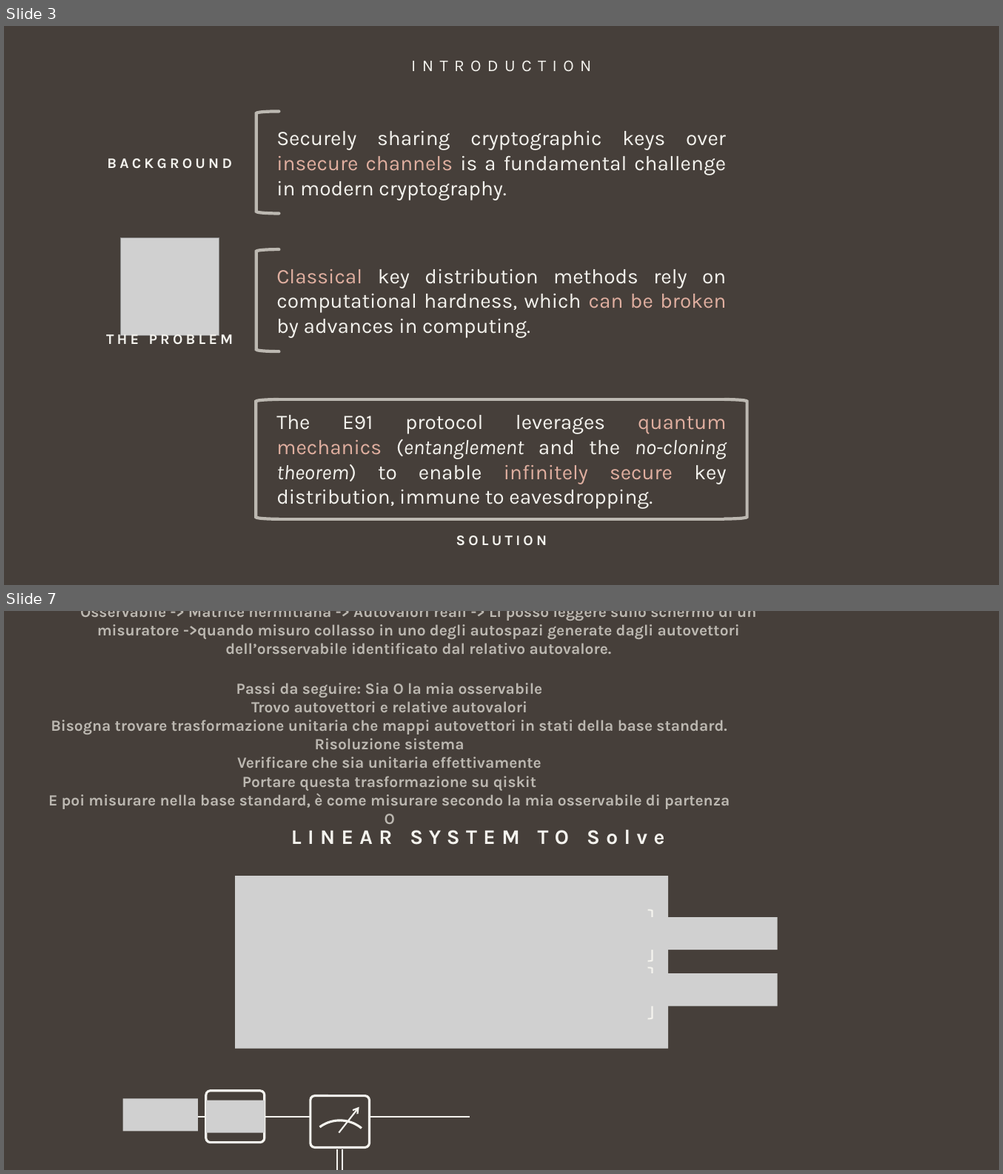
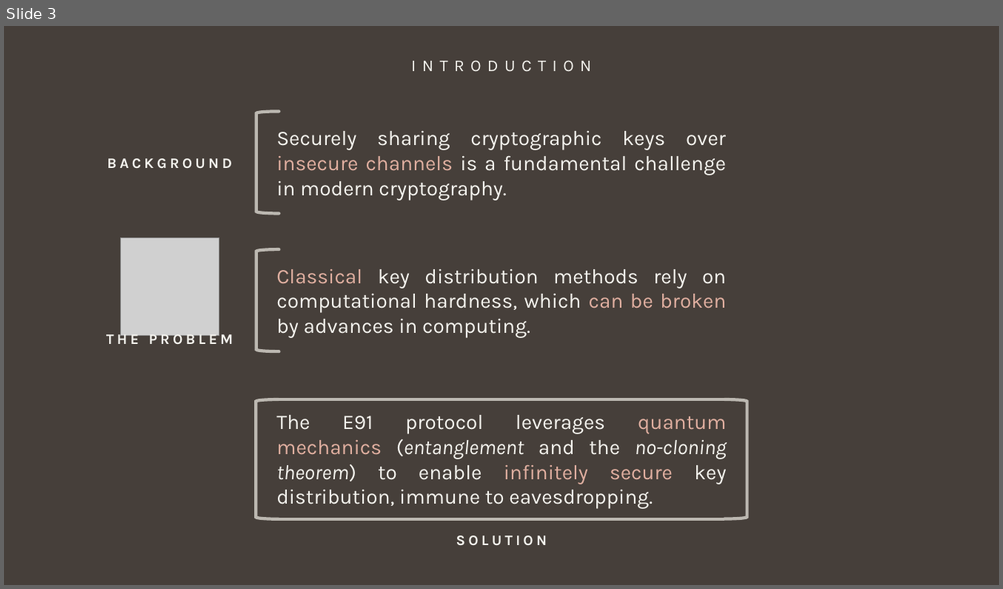
Before and after one commit to giovanniligato/E91-Protocol, a slide deck: Slides/E91 Protocol.pptx. Shown one above the other, each under a label of ours: slides 3 and 7 before the commit, slide 3 after it; the slides between them are not shown. The pictures are 1003x1174 and 1003x589 pixels, drawn with LibreOffice and Linux fonts; fonts in the diff are those of the drawing; grey boxes stand for pictures. Boxes give left, top, right and bottom in pixels: in the first picture for what was removed or moved away, otherwise in the second. Text is boxed around its words. In the diff, an @@ line names an element or a change of style, - is before the commit and + after.

```diff
--- a/Slides/E91 Protocol.pptx
+++ b/Slides/E91 Protocol.pptx
@@ slide 7 removed at (x1=4, y1=611, x2=999, y2=1170), background #463F3A @@
@@ text removed at (x1=80, y1=611, x2=756, y2=654) @@
-Osservabile -> Matrice hermitiana -> Autovalori reali -> Li posso leggere sullo schermo di un misuratore ->quando misuro collasso in uno degli autospazi generate dagli autovettori dell’orsservabile identificato dal relativo autovalore.
@@ text removed at (x1=48, y1=683, x2=729, y2=824) @@
-Passi da seguire: Sia O la mia osservabile
-Trovo autovettori e relative autovalori
-Bisogna trovare trasformazione unitaria che mappi autovettori in stati della base standard.
-Risoluzione sistema
-Verificare che sia unitaria effettivamente
-Portare questa trasformazione su qiskit
-E poi misurare nella base standard, è come misurare secondo la mia osservabile di partenza O
@@ text removed at (x1=291, y1=830, x2=664, y2=845) @@
-LINEAR SYSTEM TO Solve
@@ picture removed at (x1=236, y1=876, x2=668, y2=1048) @@
@@ picture removed at (x1=592, y1=917, x2=778, y2=951) @@
@@ right brace removed at (x1=648, y1=910, x2=657, y2=962) @@
@@ picture removed at (x1=592, y1=974, x2=778, y2=1006) @@
@@ right brace removed at (x1=648, y1=968, x2=657, y2=1019) @@
@@ picture removed at (x1=122, y1=1099, x2=198, y2=1132) @@
@@ rounded rectangle removed at (x1=206, y1=1091, x2=264, y2=1143) @@
@@ rounded rectangle removed at (x1=310, y1=1096, x2=370, y2=1147) @@
@@ line removed from (187, 1117) to (470, 1117) @@
@@ picture removed at (x1=206, y1=1100, x2=264, y2=1133) @@
@@ arc (boxed as its full ellipse) removed at (x1=293, y1=1107, x2=387, y2=1170) @@
@@ arrow removed from (339, 1133) to (359, 1107) @@
@@ line removed from (338, 1170) to (338, 1150) @@
@@ line removed from (342, 1170) to (342, 1150) @@
```
Also in this commit, not shown: 5 slides changed, 8 slides added, 6 other slides removed.
